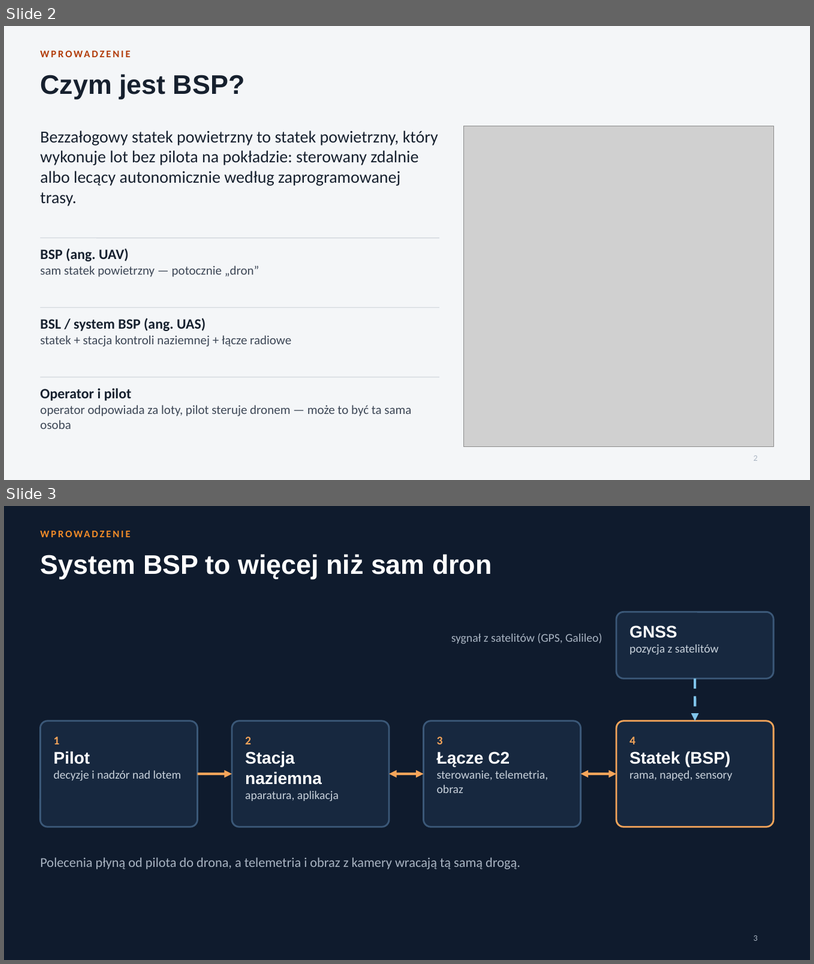
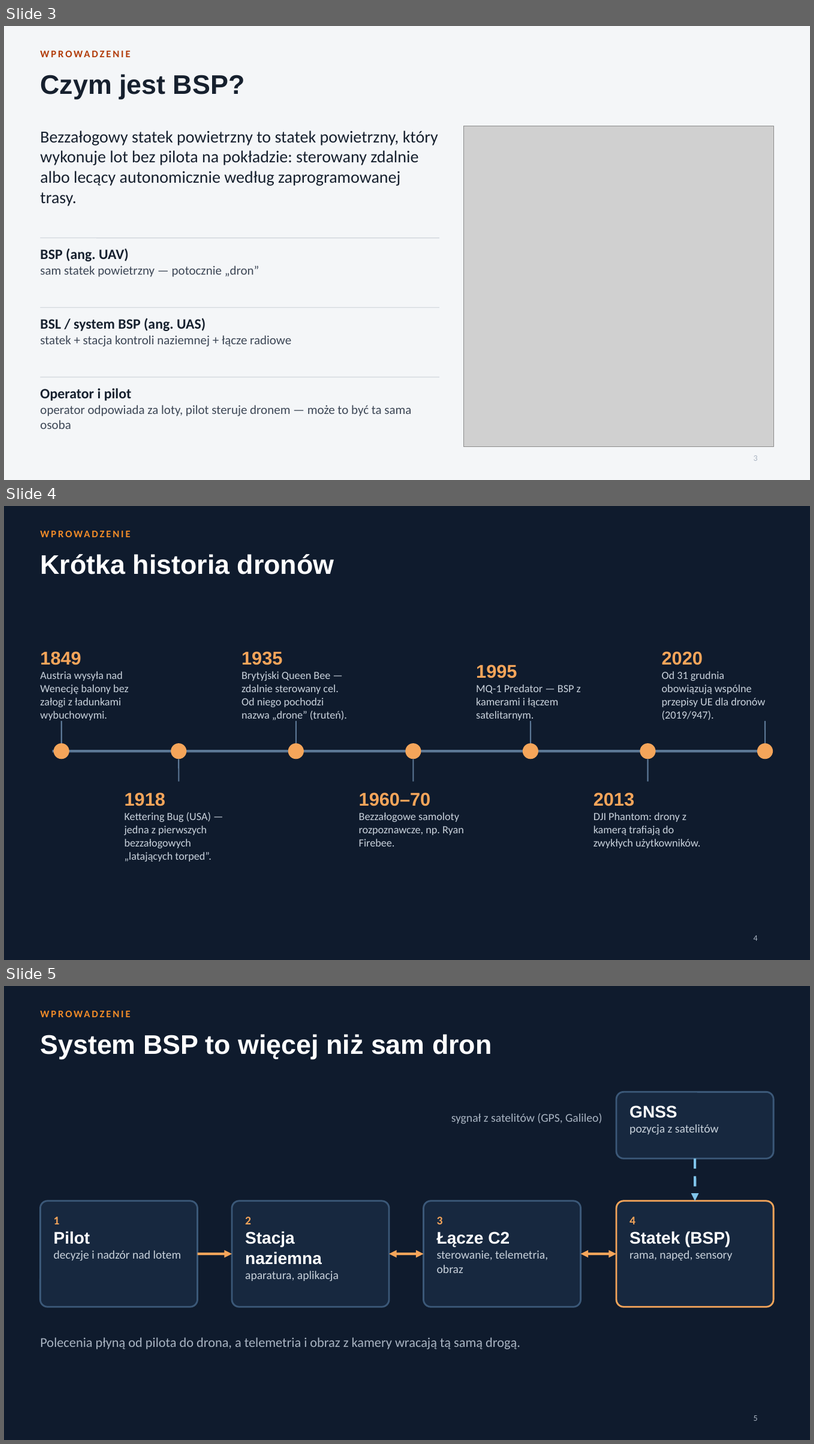
Before and after one commit to Pawel202685/psychic-octo-invention, a slide deck: Ogolna_wiedza_o_BSP.pptx. Shown one above the other, each under a label of ours: slides 2 and 3 before the commit, slides 3, 4 and 5 after it. The pictures are 814x964 and 814x1444 pixels, drawn with LibreOffice and Linux fonts; fonts in the diff are those of the drawing; grey boxes stand for pictures. Boxes give left, top, right and bottom in pixels: in the first picture for what was removed or moved away, otherwise in the second. Text is boxed around its words. In the diff, an @@ line names an element or a change of style, - is before the commit and + after.

```diff
--- a/Ogolna_wiedza_o_BSP.pptx
+++ b/Ogolna_wiedza_o_BSP.pptx
@@ slide 4 added at [4,506,810,960], background #0F1B2D @@
@@ text added at [40,527,774,549], 12 pt, text #F28C28, bold @@
+WPROWADZENIE
@@ title added at [40,554,335,574], 32 pt, text #FFFFFF, bold @@
+Krótka historia dronów
@@ text added at [40,651,129,721], 13 pt, text #C9D2DC @@
+1849
+Austria wysyła nad Wenecję balony bez załogi z ładunkami wybuchowymi.
@@ text added at [242,651,347,721], 13 pt, text #C9D2DC @@
+1935
+Brytyjski Queen Bee — zdalnie sterowany cel. Od niego pochodzi nazwa „drone” (truteń).
@@ text added at [476,664,581,721], 13 pt, text #C9D2DC @@
+1995
+MQ-1 Predator — BSP z kamerami i łączem satelitarnym.
@@ text added at [662,651,765,720], 13 pt, text #C9D2DC @@
+2020
+Od 31 grudnia obowiązują wspólne przepisy UE dla dronów (2019/947).
@@ line added from (62, 721) to (62, 743), #5C7896 1.5 pt @@
@@ line added from (296, 721) to (296, 743), #5C7896 1.5 pt @@
@@ line added from (531, 721) to (531, 743), #5C7896 1.5 pt @@
@@ line added from (765, 721) to (765, 743), #5C7896 1.5 pt @@
@@ line added from (53, 751) to (763, 751), #5C7896 3 pt @@
@@ ellipse added at [54,743,69,759], fill #F5A55A @@
@@ ellipse added at [171,743,186,759], fill #F5A55A @@
@@ ellipse added at [288,743,304,759], fill #F5A55A @@
@@ ellipse added at [405,743,422,759], fill #F5A55A @@
@@ ellipse added at [523,743,539,759], fill #F5A55A @@
@@ ellipse added at [641,743,656,759], fill #F5A55A @@
@@ ellipse added at [758,743,773,759], fill #F5A55A @@
@@ line added from (179, 759) to (179, 781), #5C7896 1.5 pt @@
@@ line added from (414, 759) to (414, 781), #5C7896 1.5 pt @@
@@ line added from (648, 759) to (648, 781), #5C7896 1.5 pt @@
@@ text added at [125,792,211,861], 13 pt, text #C9D2DC @@
+1918
+Kettering Bug (USA) — jedna z pierwszych bezzałogowych „latających torped”.
@@ text added at [359,792,464,846], 13 pt, text #C9D2DC @@
+1960–70
+Bezzałogowe samoloty rozpoznawcze, np. Ryan Firebee.
@@ text added at [594,792,701,848], 13 pt, text #C9D2DC @@
+2013
+DJI Phantom: drony z kamerą trafiają do zwykłych użytkowników.
@@ page number added at [754,935,758,940], 10 pt, text #A9B4C2 @@
+4
@@ what was slide 2 is now slide 3 @@
@@ what was slide 3 is now slide 5 @@
@@ page number at [754,1415,758,1420]: text changed @@
-3
+5
```
Also in this commit, not shown: 6 slides changed, 14 other slides added.
